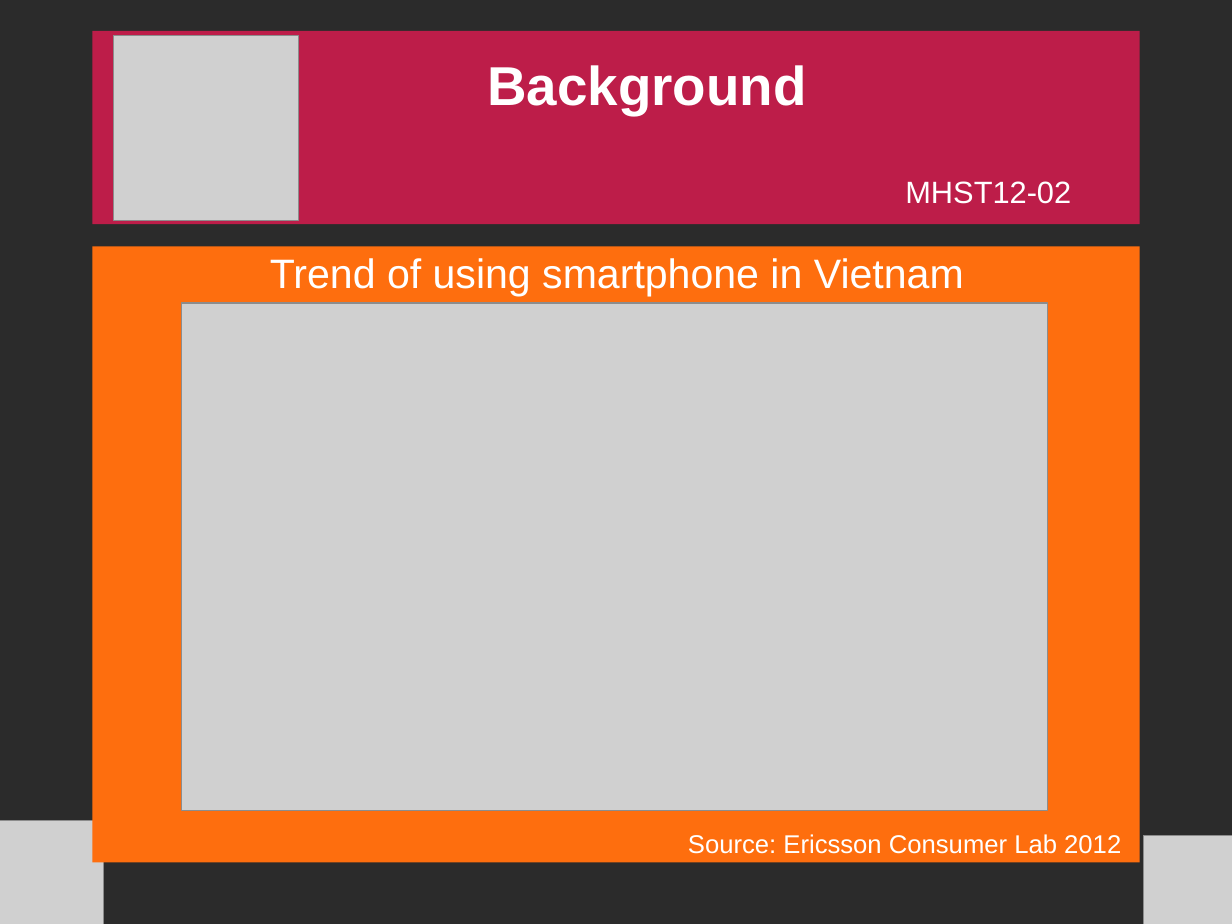
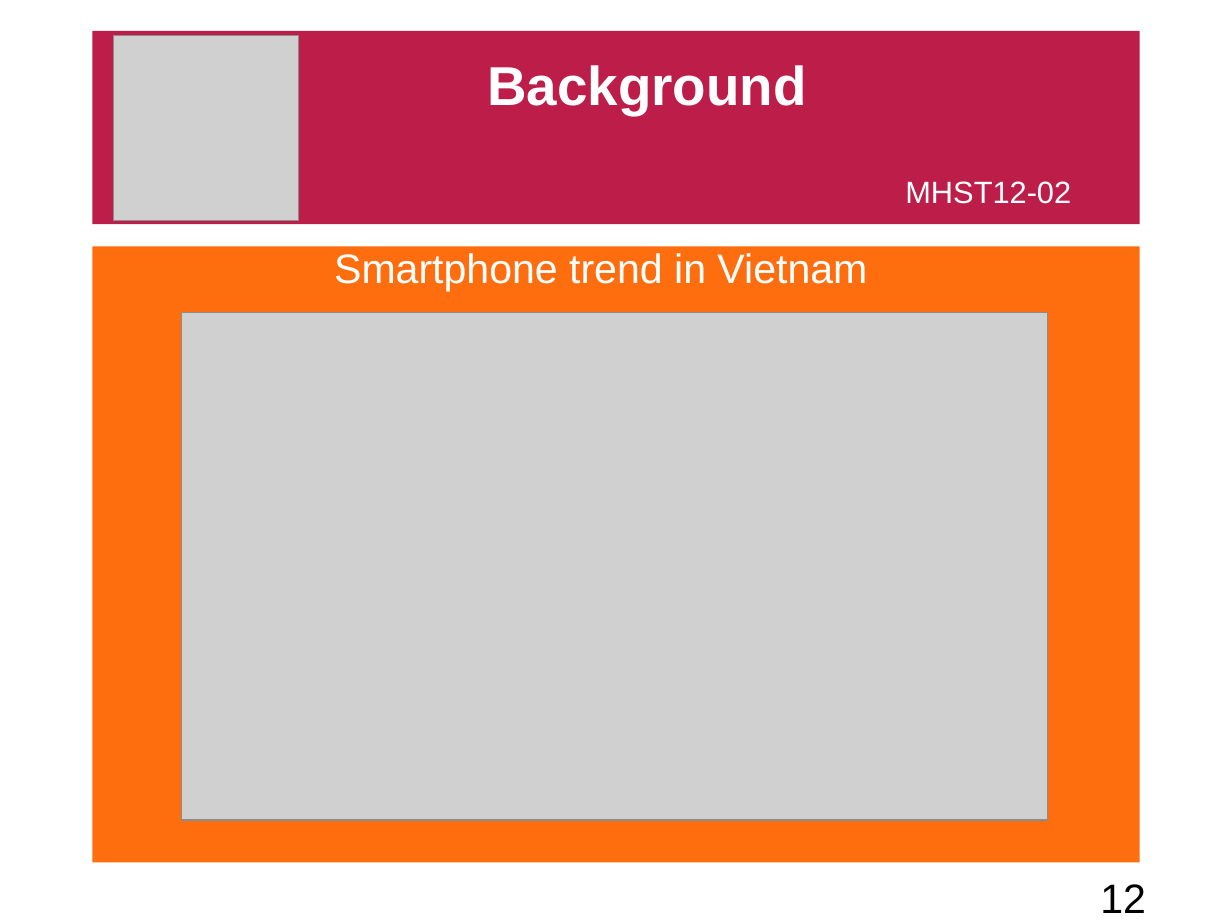
Before and after one commit to freshdocs/cmsandroid, a slide deck: slide 12 of Documents/docs/[MHST12-02] 9. Slide.odp (slide 8 before the commit). Drawn at 1232x924 pixels with LibreOffice and Linux fonts; fonts in the diff are those of the drawing; grey boxes stand for pictures; background and template pictures are left out; a plain dark background stands for a picture behind light text. Boxes give left, top, right and bottom in pixels: in the first picture for what was removed or moved away, otherwise in the second. Text is boxed around its words. In the diff, an @@ line names an element or a change of style, - is before the commit and + after.

```diff
--- a/Documents/docs/[MHST12-02] 9. Slide.odp
+++ b/Documents/docs/[MHST12-02] 9. Slide.odp
@@ background picture (left out) to #FFFFFF @@
@@ text at <box>334,253,867,292</box>: text changed @@
-Trend of using smartphone in Vietnam
+Smartphone trend in Vietnam
@@ picture: place and size @@
-picture at <box>181,303,1047,811</box>
+picture at <box>181,313,1047,821</box>
@@ picture removed at <box>0,821,103,924</box> @@
@@ text removed at <box>688,834,1121,854</box> @@
-Source: Ericsson Consumer Lab 2012
@@ picture removed at <box>1143,835,1232,924</box> @@
@@ page number added at <box>1100,884,1146,913</box>, 24 pt, text #000000 @@
+12
```
Also in this commit, not shown: 12 other slides changed, 13 slides added, 9 slides removed, 1 other file.
